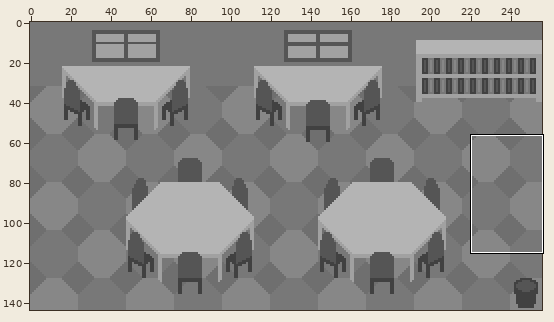
Two states of a pixel-art file, tilesets/school/school.aseprite. The picture above shows the old version from afar; the outline marks the close-up.
Close-up. Before:
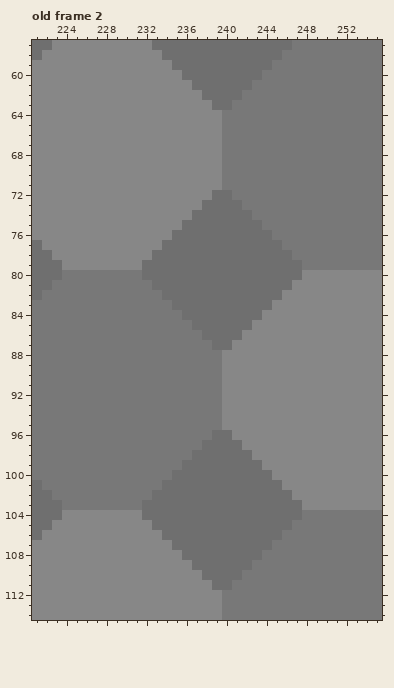
256x144 pixels, 2 frames. Shown: old frame 2: x 221..255, y 57..114. The commit also changed other frames or places, which this record leaves out.
After:
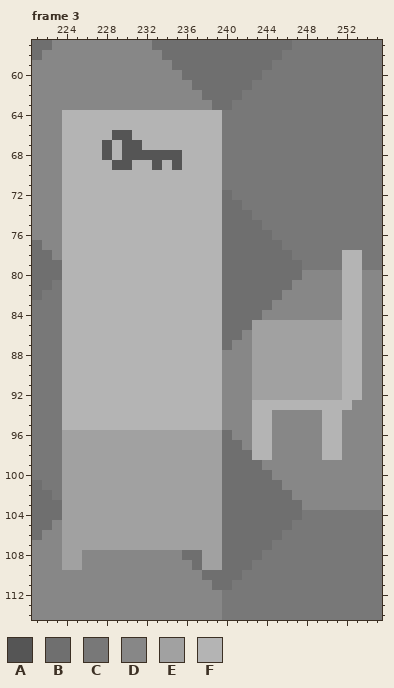
Palette (. is transparent): A #555555  B #6f6f6f  C #787878  D #878787  E #a1a1a1  F #b4b4b4
A new or re-ordered frame is compared with the old frame closest to it.
Changes in this commit:
frames 2 -> 5
Frame 3 is new; against old frame 2, layers "Deco Base 2", "Deco Base":
y 64..65: x 224..239 DDDDDDDDDDDDDDDD -> FFFFFFFFFFFFFFFF
y 66: x 224..239 DDDDDDDDDDDDDDDD -> FFFFFAAFFFFFFFFF
y 67: x 224..239 DDDDDDDDDDDDDDDD -> FFFFAFAAFFFFFFFF
y 68: x 224..239 DDDDDDDDDDDDDDDD -> FFFFAFAAAAAAFFFF
y 69: x 224..239 DDDDDDDDDDDDDDDD -> FFFFFAAFFAFAFFFF
y 70..71: x 224..239 DDDDDDDDDDDDDDDD -> FFFFFFFFFFFFFFFF
y 72: x 224..239 DDDDDDDDDDDDDDDB -> FFFFFFFFFFFFFFFF
y 73: x 224..239 DDDDDDDDDDDDDDBB -> FFFFFFFFFFFFFFFF
y 74: x 224..239 DDDDDDDDDDDDDBBB -> FFFFFFFFFFFFFFFF
y 75: x 224..239 DDDDDDDDDDDDBBBB -> FFFFFFFFFFFFFFFF
y 76: x 224..239 DDDDDDDDDDDBBBBB -> FFFFFFFFFFFFFFFF
y 77: x 224..239 DDDDDDDDDDBBBBBB -> FFFFFFFFFFFFFFFF
y 78: x 224..239 DDDDDDDDDBBBBBBB -> FFFFFFFFFFFFFFFF; x 252..253 CC -> FF
y 79: x 224..239 DDDDDDDDBBBBBBBB -> FFFFFFFFFFFFFFFF; x 252..253 CC -> FF
y 80: x 224..239 CCCCCCCCBBBBBBBB -> FFFFFFFFFFFFFFFF; x 252..253 DD -> FF
y 81: x 224..239 CCCCCCCCCBBBBBBB -> FFFFFFFFFFFFFFFF; x 252..253 DD -> FF
y 82: x 224..239 CCCCCCCCCCBBBBBB -> FFFFFFFFFFFFFFFF; x 252..253 DD -> FF
y 83: x 224..239 CCCCCCCCCCCBBBBB -> FFFFFFFFFFFFFFFF; x 252..253 DD -> FF
y 84: x 224..239 CCCCCCCCCCCCBBBB -> FFFFFFFFFFFFFFFF; x 252..253 DD -> FF
y 85: x 224..239 CCCCCCCCCCCCCBBB -> FFFFFFFFFFFFFFFF; x 243..253 DDDDDDDDDDD -> EEEEEEEEEFF
y 86: x 224..239 CCCCCCCCCCCCCCBB -> FFFFFFFFFFFFFFFF; x 243..253 DDDDDDDDDDD -> EEEEEEEEEFF
y 87: x 224..239 CCCCCCCCCCCCCCCB -> FFFFFFFFFFFFFFFF; x 243..253 DDDDDDDDDDD -> EEEEEEEEEFF
y 88..92: x 224..239 CCCCCCCCCCCCCCCC -> FFFFFFFFFFFFFFFF; x 243..253 DDDDDDDDDDD -> EEEEEEEEEFF
y 93: x 224..239 CCCCCCCCCCCCCCCC -> FFFFFFFFFFFFFFFF; x 243..252 DDDDDDDDDD -> FFFFFFFFFF
y 94..95: x 224..239 CCCCCCCCCCCCCCCC -> FFFFFFFFFFFFFFFF; x 243..244 DD -> FF; x 250..251 DD -> FF
y 96: x 224..239 CCCCCCCCCCCCCCCB -> EEEEEEEEEEEEEEEE; x 243..244 DD -> FF; x 250..251 DD -> FF
y 97: x 224..239 CCCCCCCCCCCCCCBB -> EEEEEEEEEEEEEEEE; x 243..244 DD -> FF; x 250..251 DD -> FF
y 98: x 224..239 CCCCCCCCCCCCCBBB -> EEEEEEEEEEEEEEEE; x 243..244 DD -> FF; x 250..251 DD -> FF
y 99: x 224..239 CCCCCCCCCCCCBBBB -> EEEEEEEEEEEEEEEE
y 100: x 224..239 CCCCCCCCCCCBBBBB -> EEEEEEEEEEEEEEEE
y 101: x 224..239 CCCCCCCCCCBBBBBB -> EEEEEEEEEEEEEEEE
y 102: x 224..239 CCCCCCCCCBBBBBBB -> EEEEEEEEEEEEEEEE
y 103: x 224..239 CCCCCCCCBBBBBBBB -> EEEEEEEEEEEEEEEE
y 104: x 224..239 DDDDDDDDBBBBBBBB -> EEEEEEEEEEEEEEEE
y 105: x 224..239 DDDDDDDDDBBBBBBB -> EEEEEEEEEEEEEEEE
y 106: x 224..239 DDDDDDDDDDBBBBBB -> EEEEEEEEEEEEEEEE
y 107: x 224..239 DDDDDDDDDDDBBBBB -> EEEEEEEEEEEEEEEE
y 108..109: x 224..225 DD -> EE; x 238..239 BB -> EE
Pixel boxes of the changes (left, top, right, bottom) in both close-ups:
changed: (62, 110, 362, 570)
